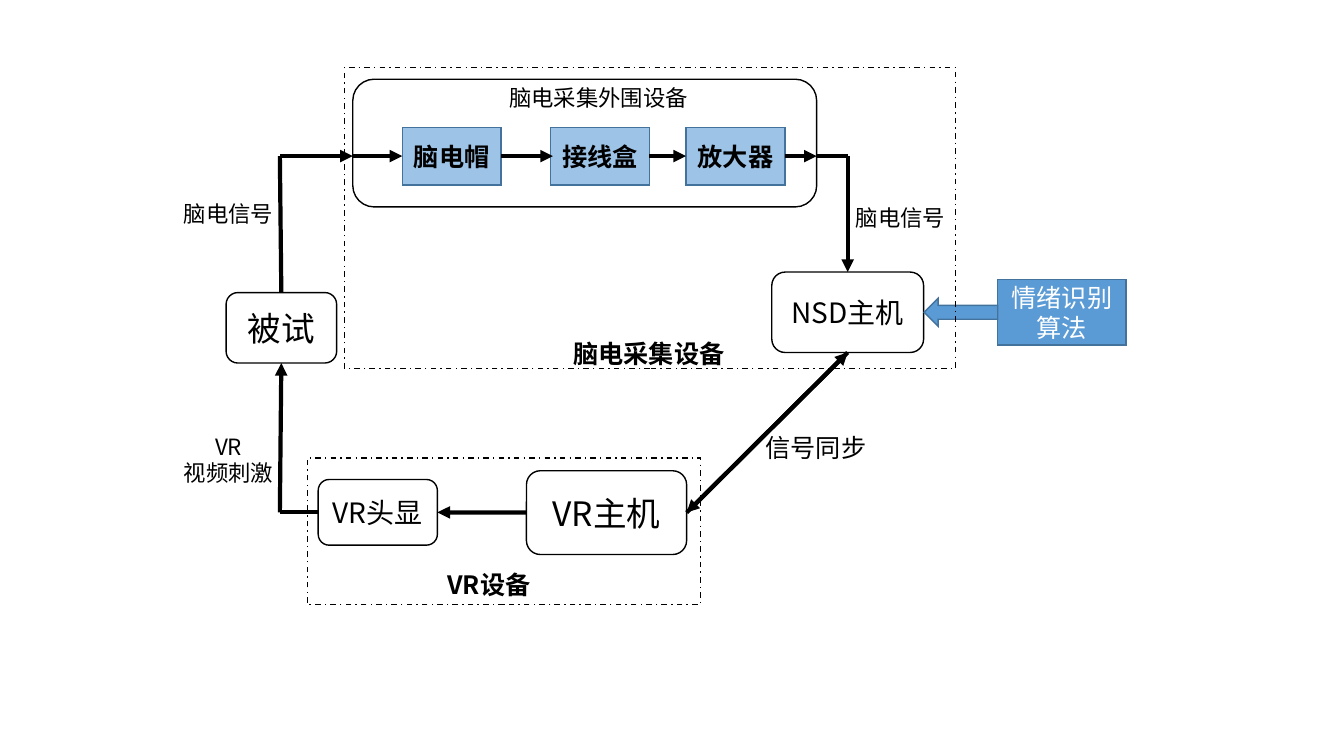
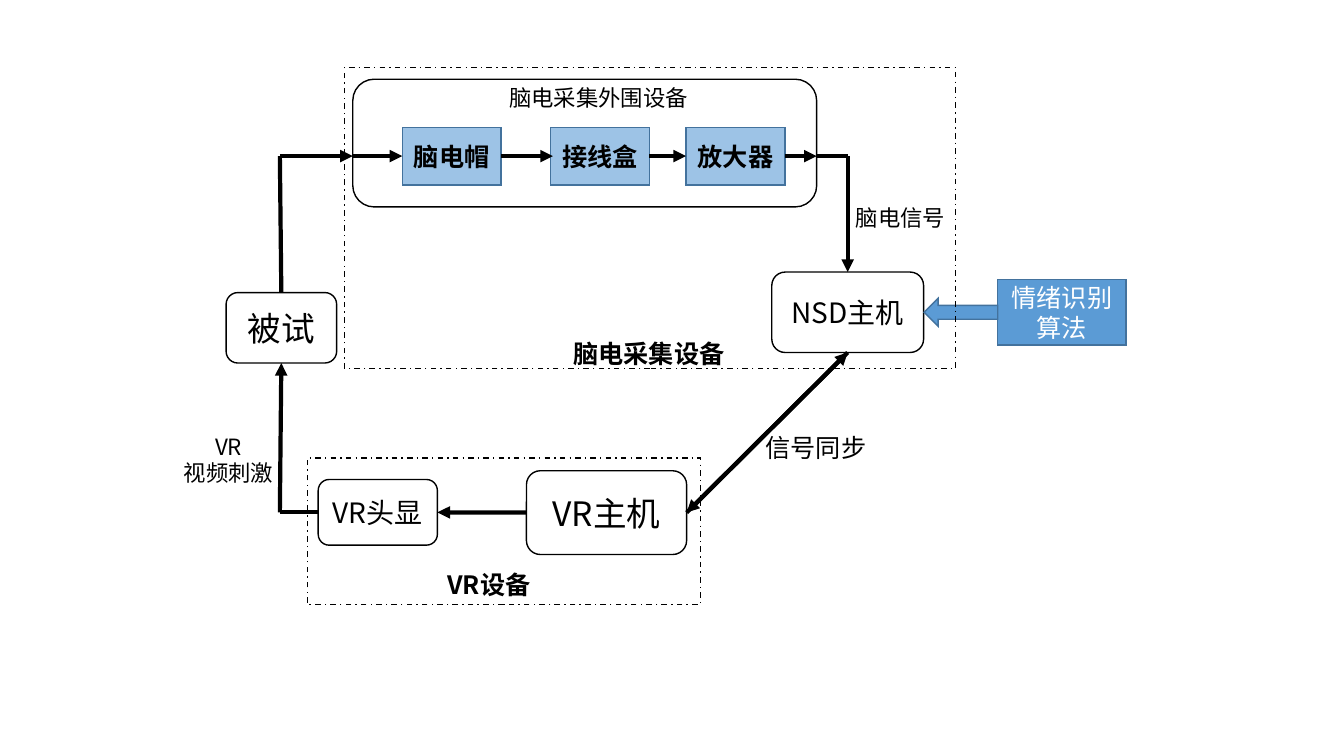
Before and after one commit to wandouqiang/-, a slide deck: slide 11 of 图集.pptx (slide 9 before the commit). Drawn at 1344x756 pixels with LibreOffice and Linux fonts; fonts in the diff are those of the drawing. Boxes give left, top, right and bottom in pixels: in the first picture for what was removed or moved away, otherwise in the second. Text is boxed around its words. In the diff, an @@ line names an element or a change of style, - is before the commit and + after.

```diff
--- a/图集.pptx
+++ b/图集.pptx
@@ text removed at box(184, 203, 273, 224) @@
-脑电信号
```
Also in this commit, not shown: 2 other slides changed, 4 slides added, 1 slide removed, 10 other files.
